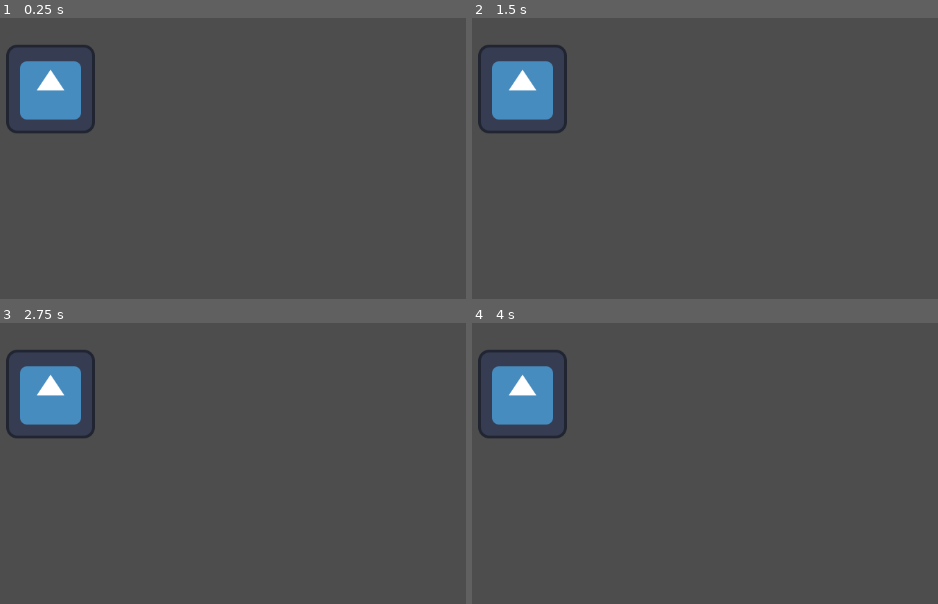
Above: before the commit, frames 1-4 (two rows, left to right).
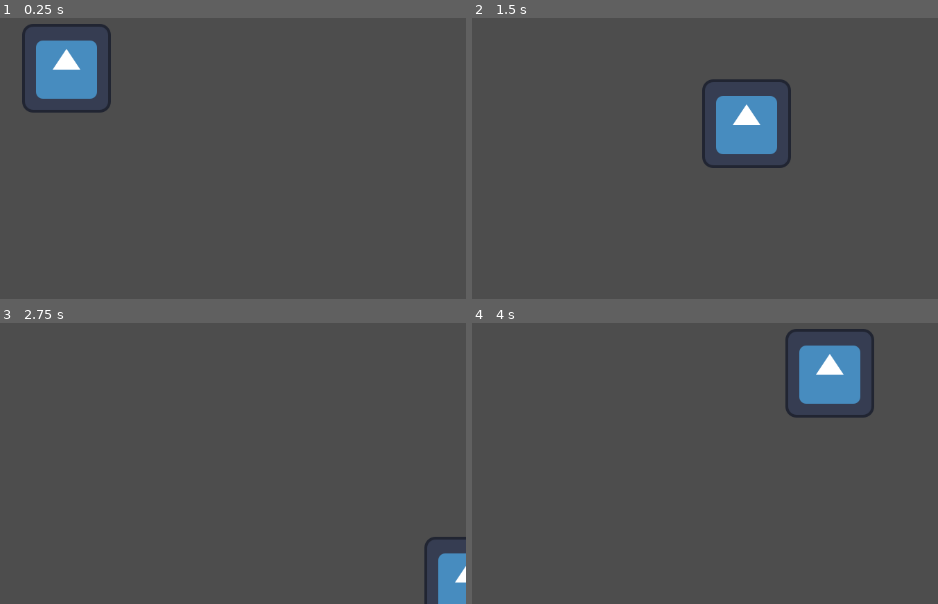
Above: after the commit, the same moments.

Repository: SilentPrincess108/jumpstart_game
Game: Godot game, scene res://scenes/player.tscn
Two runs of this game, one before a commit and one after it. Both use one fixed random seed, a clock stepped at 60 frames per second and the inputs below. The engine's default icon, where the game draws it, is replaced by a stand-in: a white triangle on a blue panel in a dark square.
Inputs:
- Up to frame 1 (0.25 s): no input
- Up to frame 2 (1.5 s): tap Enter at 0.5 s; hold D (right) 0.53-1.28 s; hold Down (down) from 1.28 s (still down)
- Up to frame 3 (2.75 s): release Down (down) at 2.03 s; hold D (right) from 2.03 s (still down)
- Up to frame 4 (4 s): release D (right) at 2.78 s; hold W (up) 2.78-3.53 s; hold A (left) from 3.53 s (still down)

The runs differ from the first frame. In frame 1, 4.3% of the frame differs, in the area x 1-24%, y 2-41%; in frame 2, 6.9%; in frame 3, 4.8%; in frame 4, 7.0%, in the area x 1-87%, y 2-41%.

Commit message:
Basic wasd movement test

Diff:
--- a/project.godot
+++ b/project.godot
@@ -11,7 +11,7 @@
 [application]
 
 config/name="Get_Out"
-run/main_scene="uid://b3nq1pwgwpbhg"
+run/main_scene="uid://bpwosg0pd0ftg"
 config/features=PackedStringArray("4.4", "Mobile")
 config/icon="res://icon.svg"
 
@@ -21,18 +21,6 @@
 
 [input]
 
-up={
-"deadzone": 0.2,
-"events": [Object(InputEventKey,"resource_local_to_scene":false,"resource_name":"","device":-1,"window_id":0,"alt_pressed":false,"shift_pressed":false,"ctrl_pressed":false,"meta_pressed":false,"pressed":false,"keycode":0,"physical_keycode":87,"key_label":0,"unicode":119,"location":0,"echo":false,"script":null)
-, Object(InputEventKey,"resource_local_to_scene":false,"resource_name":"","device":-1,"window_id":0,"alt_pressed":false,"shift_pressed":false,"ctrl_pressed":false,"meta_pressed":false,"pressed":false,"keycode":0,"physical_keycode":4194320,"key_label":0,"unicode":0,"location":0,"echo":false,"script":null)
-]
-}
-down={
-"deadzone": 0.2,
-"events": [Object(InputEventKey,"resource_local_to_scene":false,"resource_name":"","device":-1,"window_id":0,"alt_pressed":false,"shift_pressed":false,"ctrl_pressed":false,"meta_pressed":false,"pressed":false,"keycode":0,"physical_keycode":83,"key_label":0,"unicode":115,"location":0,"echo":false,"script":null)
-, Object(InputEventKey,"resource_local_to_scene":false,"resource_name":"","device":-1,"window_id":0,"alt_pressed":false,"shift_pressed":false,"ctrl_pressed":false,"meta_pressed":false,"pressed":false,"keycode":0,"physical_keycode":4194322,"key_label":0,"unicode":0,"location":0,"echo":false,"script":null)
-]
-}
 left={
 "deadzone": 0.2,
 "events": [Object(InputEventKey,"resource_local_to_scene":false,"resource_name":"","device":-1,"window_id":0,"alt_press …(191 unchanged characters)…
@@ -45,6 +33,18 @@
 , Object(InputEventKey,"resource_local_to_scene":false,"resource_name":"","device":-1,"window_id":0,"alt_pressed":false …(186 unchanged characters)…
 ]
 }
+up={
+"deadzone": 0.2,
+"events": [Object(InputEventKey,"resource_local_to_scene":false,"resource_name":"","device":-1,"window_id":0,"alt_pressed":false,"shift_pressed":false,"ctrl_pressed":false,"meta_pressed":false,"pressed":false,"keycode":0,"physical_keycode":87,"key_label":0,"unicode":119,"location":0,"echo":false,"script":null)
+, Object(InputEventKey,"resource_local_to_scene":false,"resource_name":"","device":-1,"window_id":0,"alt_pressed":false,"shift_pressed":false,"ctrl_pressed":false,"meta_pressed":false,"pressed":false,"keycode":0,"physical_keycode":4194320,"key_label":0,"unicode":0,"location":0,"echo":false,"script":null)
+]
+}
+down={
+"deadzone": 0.2,
+"events": [Object(InputEventKey,"resource_local_to_scene":false,"resource_name":"","device":-1,"window_id":0,"alt_pressed":false,"shift_pressed":false,"ctrl_pressed":false,"meta_pressed":false,"pressed":false,"keycode":0,"physical_keycode":4194322,"key_label":0,"unicode":0,"location":0,"echo":false,"script":null)
+, Object(InputEventKey,"resource_local_to_scene":false,"resource_name":"","device":-1,"window_id":0,"alt_pressed":false,"shift_pressed":false,"ctrl_pressed":false,"meta_pressed":false,"pressed":false,"keycode":0,"physical_keycode":83,"key_label":0,"unicode":115,"location":0,"echo":false,"script":null)
+]
+}
 
 [rendering]
 
--- a/scenes/player.gd
+++ /dev/null
@@ -1,9 +0,0 @@
-extends Area2D
-
-# Called when the node enters the scene tree for the first time.
-func _ready() -> void:
-	pass # Replace with function body.
-
-# Called every frame. 'delta' is the elapsed time since the previous frame.
-func _process(delta: float) -> void:
-	pass
--- a/scenes/player.tscn
+++ b/scenes/player.tscn
@@ -1,18 +1,18 @@
-[gd_scene load_steps=4 format=3 uid="uid://b3nq1pwgwpbhg"]
+[gd_scene load_steps=4 format=3 uid="uid://bpwosg0pd0ftg"]
 
 [ext_resource type="Texture2D" uid="uid://cf4cxko61kuc6" path="res://icon.svg" id="1_3vyb7"]
-[ext_resource type="Script" uid="uid://cbkqov5ikt4gl" path="res://scenes/player.gd" id="1_g2els"]
+[ext_resource type="Script" uid="uid://beokya4pwiu7e" path="res://scripts/player.gd" id="1_g2els"]
 
-[sub_resource type="RectangleShape2D" id="RectangleShape2D_qhqgy"]
-size = Vector2(127, 126)
+[sub_resource type="RectangleShape2D" id="RectangleShape2D_3vyb7"]
+size = Vector2(128, 128)
 
-[node name="player" type="Area2D"]
+[node name="player" type="CharacterBody2D"]
 script = ExtResource("1_g2els")
 
 [node name="Sprite2D" type="Sprite2D" parent="."]
-position = Vector2(553, 345)
+position = Vector2(576, 315)
 texture = ExtResource("1_3vyb7")
 
 [node name="CollisionShape2D" type="CollisionShape2D" parent="."]
-position = Vector2(552.5, 345)
-shape = SubResource("RectangleShape2D_qhqgy")
+position = Vector2(576, 315)
+shape = SubResource("RectangleShape2D_3vyb7")
--- /dev/null
+++ b/scripts/player.gd
@@ -0,0 +1,11 @@
+extends CharacterBody2D
+
+@export var speed = 400
+
+func get_input():
+	var input_direction = Input.get_vector("left","right","up","down")
+	velocity = input_direction * speed
+
+func _physics_process(delta: float) -> void:
+	get_input()
+	move_and_slide()
Not shown, removed: scenes/player.gd.uid
Not shown, added: scripts/player.gd.uid
Not shown, added: scenes/player.tscn1844188199.tmp
Not shown, added: scenes/player.tscn1857397266.tmp
